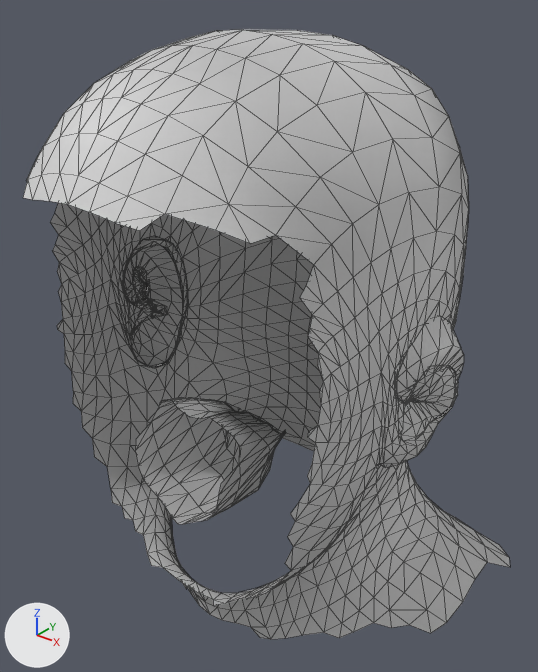
What one commit did to the glTF model assets/people/clothes/ind_headscarf/man.glb.
Camera for both pictures: a 50 mm camera at (0.208, -0.309, 1.828) aimed at (-0.001, -0.048, 1.666). Every picture has the same lights, and +X, +Y and +Z are marked at lower left. The older version comes first. Mesh edges are drawn as thin lines. Vertices at exactly the same position are counted once.

The first picture shows 'ind_headscarf_0'.
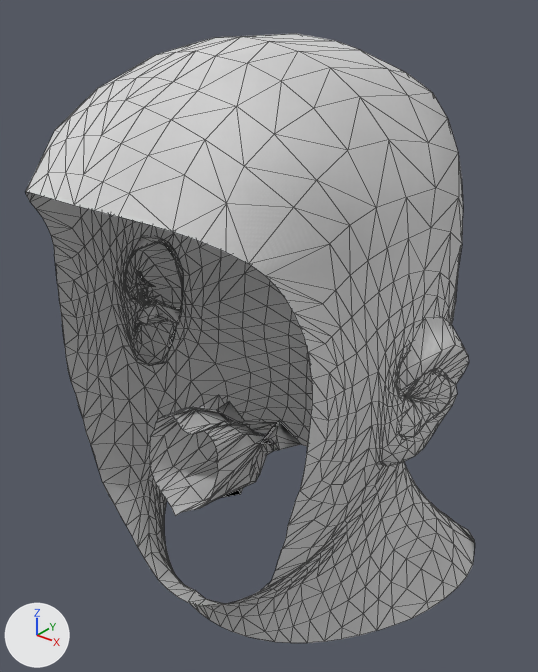
The change, as a diff of the scene's bpy script:
```diff
--- a/assets/people/clothes/ind_headscarf/man.glb.py
+++ b/assets/people/clothes/ind_headscarf/man.glb.py
@@ me_ind_headscarf_0 @@
 # used by ob_ind_headscarf_0; location = (0.0, 0.0, 0.0)
-me_ind_headscarf_0.from_pydata(...)  # 1742 vertices, 3296 faces; spans x -0.115..0.115, y -0.158..0.058, z 1.514..1.808
+me_ind_headscarf_0.from_pydata(...)  # 1742 vertices, 3296 faces; spans x -0.102..0.102, y -0.156..0.056, z 1.517..1.805
+# me_ind_headscarf_0 part 1: 1713 of 1742 vertices moved; they spanned x -0.115..0.115, y -0.158..0.058, z 1.514..1.808 and now span x -0.102..0.102, y -0.156..0.056, z 1.517..1.805; mean shift (0.0, -0.001, 0.0); largest move (-0.111, 0.029, 1.532) -> (-0.094, 0.019, 1.542)
+# me_ind_headscarf_0 part 2: 2170 faces centred in x -0.108..0.108, y -0.156..0.057, z 1.52..1.806 are repainted in the vertex colours; the middle colour goes from white #ededed to white #f7f7f7
+# me_ind_headscarf_0 part 3: 1125 faces centred in x -0.106..0.094, y -0.124..0.054, z 1.517..1.807 are repainted in the vertex colours; the middle colour goes from light grey #e4e4e4 to white #f5f5f5
 me_ind_headscarf_0.materials.append(mat_ind_headscarf)
```

Boxes (x1, y1, x2, y2) around the edits, measured in the pictures (538 x 672 px; the box of a moved part takes in the faces that stretch with it):
'ind_headscarf_0', reshaped (8% narrower): before (23, 29, 510, 639); after (26, 33, 475, 643)
part 1 of me_ind_headscarf_0, moved or reshaped: before (23, 29, 510, 639); after (26, 33, 475, 643)
part 2 of me_ind_headscarf_0, edited (looks the same): (123, 164, 474, 597) in both
part 3 of me_ind_headscarf_0, recoloured: (83, 36, 463, 639) in both
